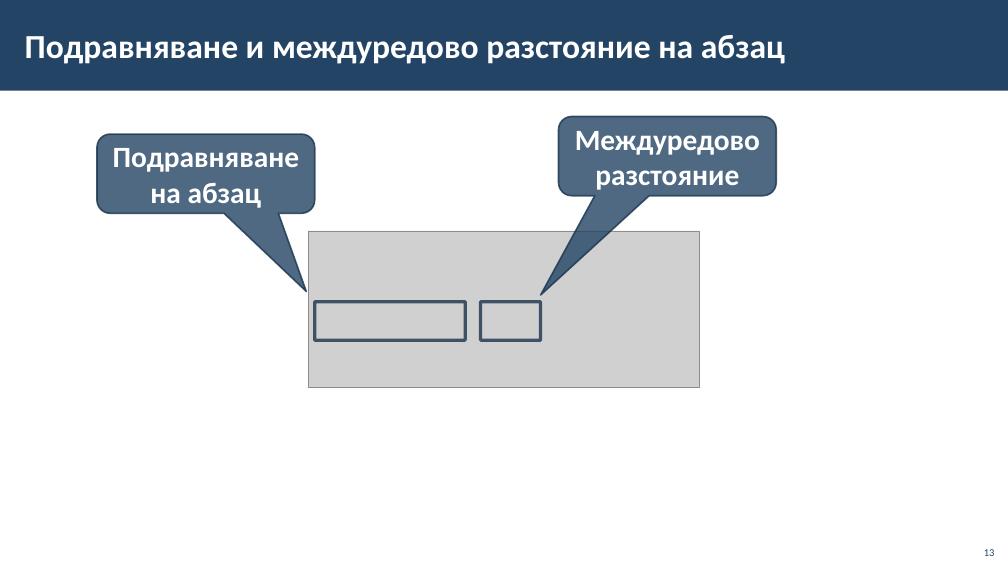
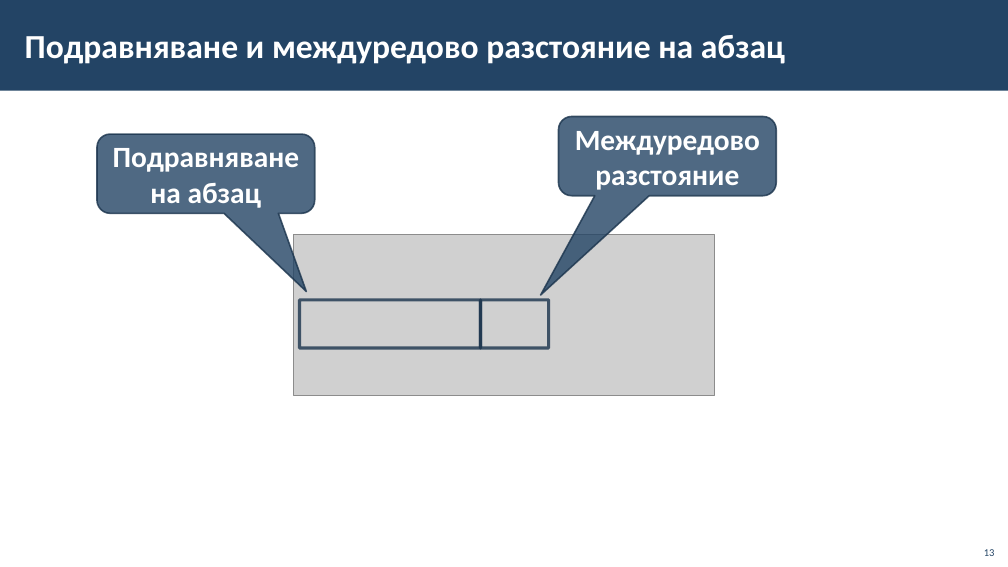
Before and after one commit to BG-IT-Edu/School-Programming, a slide deck: slide 13 of Courses/Computer-Modeling-and-IT/Computer-Modeling-and-IT-5-Class/24-Text-Formatting/24-Text-Formatting.pptx. Drawn at 1008x567 pixels with LibreOffice and Linux fonts; fonts in the diff are those of the drawing; grey boxes stand for pictures; background and template pictures are left out. Boxes give left, top, right and bottom in pixels: in the first picture for what was removed or moved away, otherwise in the second. Text is boxed around its words. In the diff, an @@ line names an element or a change of style, - is before the commit and + after.

```diff
--- a/Courses/Computer-Modeling-and-IT/Computer-Modeling-and-IT-5-Class/24-Text-Formatting/24-Text-Formatting.pptx
+++ b/Courses/Computer-Modeling-and-IT/Computer-Modeling-and-IT-5-Class/24-Text-Formatting/24-Text-Formatting.pptx
@@ picture: place and size @@
-picture at (309,231,699,388)
+picture at (293,234,715,395)
@@ rectangle: place and size @@
-rectangle at (315,302,465,340)
+rectangle at (299,300,480,349)
@@ rectangle: place and size @@
-rectangle at (481,302,541,340)
+rectangle at (481,300,549,349)
```
Also in this commit, not shown: 10 other slides changed.
